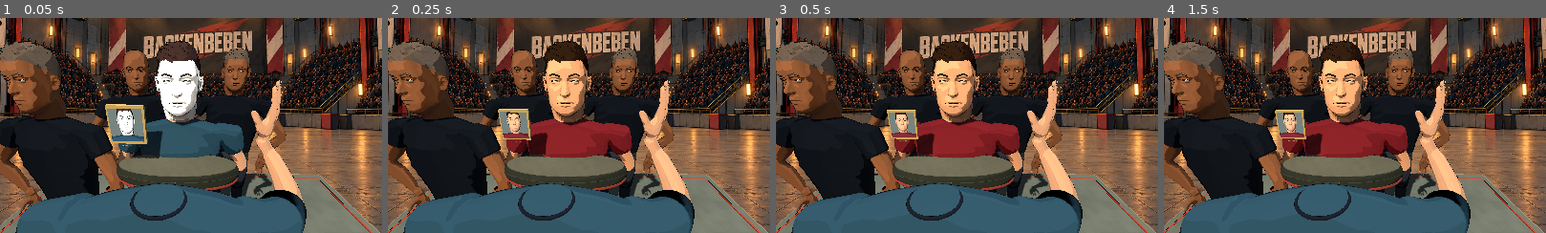
Above: before the commit, frames 1-4 (left to right).
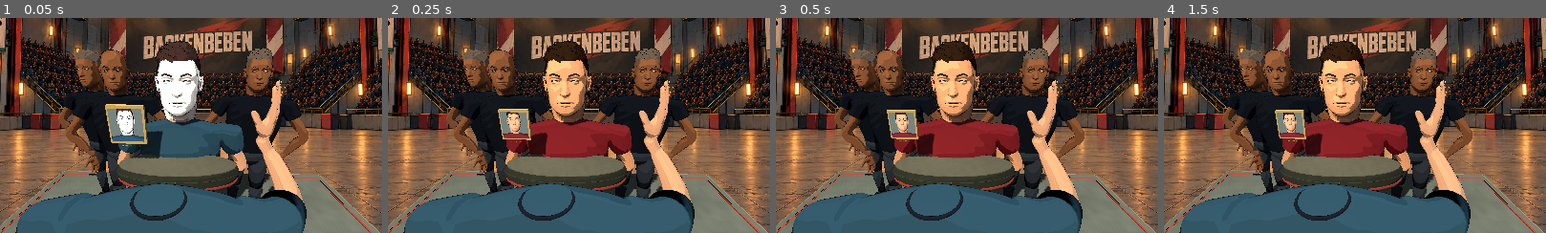
Above: after the commit, the same moments.

Repository: r0bsta1909/backenbeben
Game: Godot game, scene res://main.tscn
The game is run twice, just before and just after one commit, with the same random seed, the same clock (stepped at 60 frames per second) and the same inputs.
Inputs (mouse positions are in pixels of both pictures, inside the frame that each line leads up to):
- Up to frame 1 (0.05 s): no input
- Up to frame 2 (0.25 s): no input
- Up to frame 3 (0.5 s): no input
- Up to frame 4 (1.5 s): tap Enter at 0.5 s; move the mouse to (1439, 114) at 0.52 s; hold D 0.53-1.25 s; tap 1 at 0.6 s; click (1439, 114) at 0.67 s; tap Space at 1.25 s; drag from (1278, 136) to (1335, 168) at 1.27 s

The runs differ from the first frame. In frame 1, 23% of the frame differs, in the area x 0-81%, y 10-91%; in frame 2, 23%; in frame 3, 23%; in frame 4, 23%.

Commit message:
Improve match camera and replay visibility

Diff:
--- a/game/main.gd
+++ b/game/main.gd
@@ -436,8 +436,8 @@
 	var side_view: bool = inspecting or (replaying and physics_frame.get("camera","") in ["side","wide"])
 	mirror_mount.visible=not (replaying or inspecting)
 	if replaying or inspecting:mirror_viewport.render_target_update_mode=SubViewport.UPDATE_DISABLED
-	camera.position=Vector3(7,.8,22) if wide_view else Vector3(3,.55,1.1) if side_view else Vector3(.30,.70,3.3)
-	camera.fov=58.0 if wide_view else (55.0 if side_view else 62.0)
+	camera.position=Vector3(14,3,20) if wide_view else Vector3(3,.55,1.1) if side_view else Vector3(.30,.70,3.3)
+	camera.fov=52.0 if wide_view else (55.0 if side_view else 62.0)
 	camera.look_at(Vector3(0,-1.4,1.05) if wide_view else Vector3(0,-.12,1.0) if side_view else Vector3(.22,-.55,0))
 	arena_presentation.sync_camera(camera,not wide_view,wide_view)
 	hand.visible=true
@@ -494,7 +494,7 @@
 func build_officials() -> void:
 	for i in range(3):
 		var actor := new_character()
-		actor.position=Vector3((-1.55 if i==0 else 1.55) if i<2 else -2.7,0,-2.5 if i<2 else -.1)
+		actor.position=Vector3((-2.25 if i==0 else 2.25) if i<2 else -3.4,0,-2.5 if i<2 else -3.2)
 		actor.rotation.y=.22 if i==0 else -.22
 		prepare_materials(actor)
 		for node in actor.find_children("*","MeshInstance3D",true,false):
Not shown, changed: docs/ARENA_DESIGN.txt
Not shown, changed: docs/HANDOFF.txt
Not shown, added: docs/validation/CAMERA_UI_2026-10-11.txt
Not shown, changed: game/combat.js
Not shown, changed: tests/replay_contact_view.py
